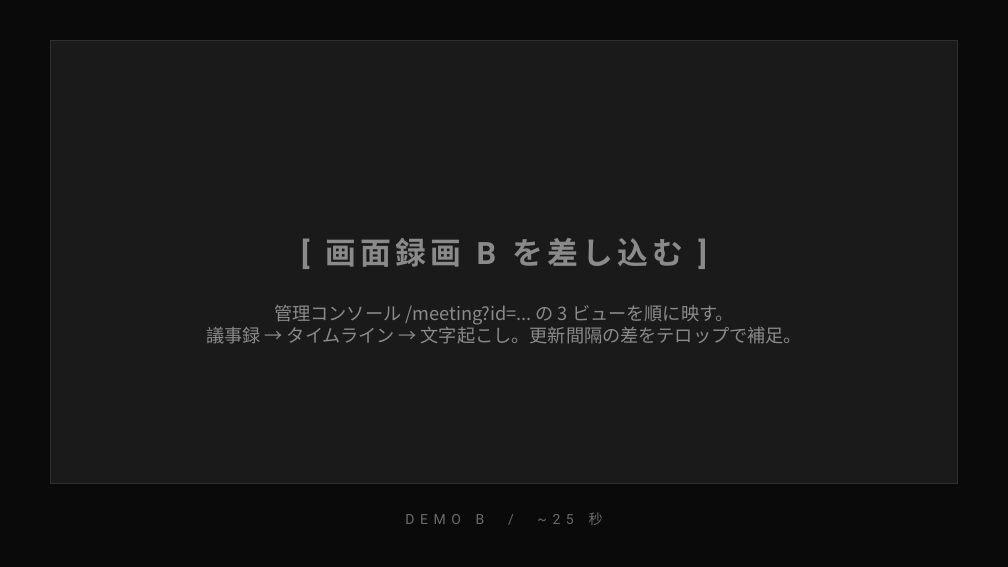
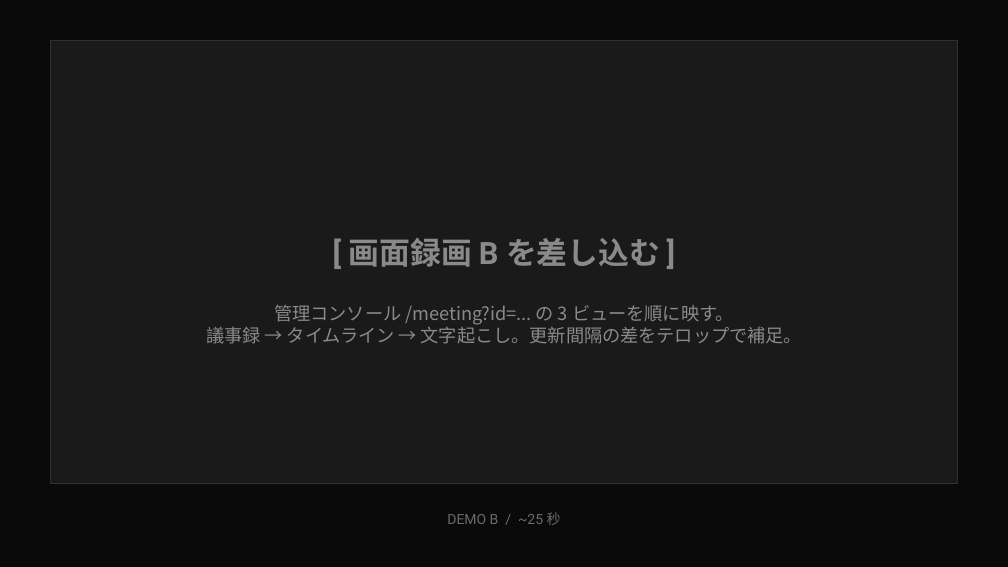
Before and after one commit to MOCHITEC/MOCHI-kiki, a slide deck: slide 9 of articles/mochi-kiki-teams-agent/video/mochi-kiki-demo-deck.pptx. Drawn at 1008x567 pixels with LibreOffice and Linux fonts; fonts in the diff are those of the drawing. Boxes give left, top, right and bottom in pixels: in the first picture for what was removed or moved away, otherwise in the second. Text is boxed around its words. In the diff, an @@ line names an element or a change of style, - is before the commit and + after.

```diff
--- a/articles/mochi-kiki-teams-agent/video/mochi-kiki-demo-deck.pptx
+++ b/articles/mochi-kiki-teams-agent/video/mochi-kiki-demo-deck.pptx
@@ text "[ 画面録画 B を差し込む ]" at [349,238,660,267]: letter spacing 3 to 0 pt @@
@@ text "DEMO B / ~25 秒" at [447,512,561,525]: letter spacing 4 to 0 pt @@
```
Also in this commit, not shown: 6 other slides changed, 2 other files.
